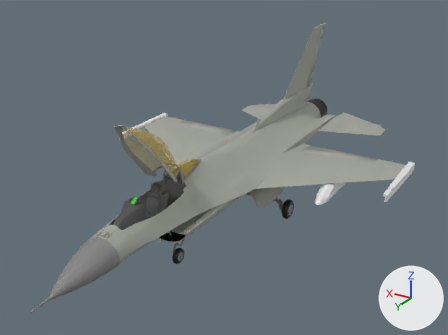
Renders of the Blender file Environment/Object Files/F-16/F-16 retoplology.blend from each side of a commit.
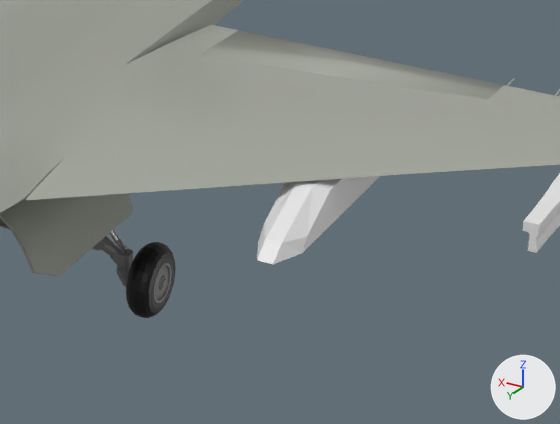
The first picture shows the older version from a 50 mm camera at (-44.3, 65.8, 35.4) aimed at (-0.8, -6.8, -0.9). The close-ups show both versions on the part from 56% to 88% of the width and 41% to 73% of the height of that picture. The lights are fixed; the arrows at lower right show +X, +Y and +Z.

Objects in the first close-up: 'Cube.008', 'F-16 ', 'F-16 Under Wheels Flaps.001', 'Rear Wheels', 'Wing  1', 'Wing Missle Holder'.
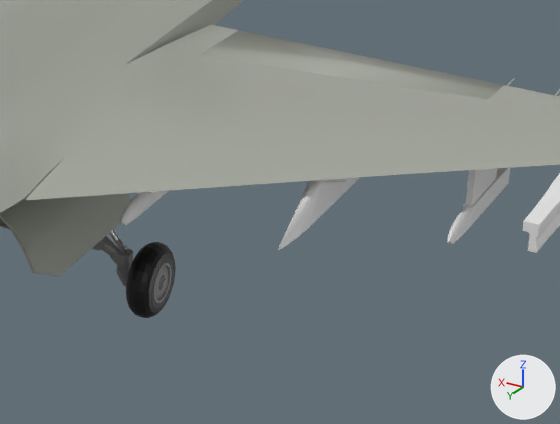
Changed parts and their boxes [x1, y1, x2, y2] in the close-ups (560 x 424 px):
'Cube.008', deleted: before [257, 176, 380, 264]
'Missle Holder 1', added: after [447, 168, 510, 244]
'Long Missle Holder', added: after [278, 177, 360, 250]
'Missle Holder 2', added: after [121, 191, 168, 225]

The change, as a list of edits to the scene's bpy script:
```text
Add me_cube_062:
    me_cube_062.from_pydata(...)  # 2260 vertices, 2240 faces; spans x -0.2..33.9, y -3.3..3.2, z -0.3..1.3
Add me_cube_061:
    me_cube_061.from_pydata(...)  # 2260 vertices, 2240 faces; spans x -0.2..15.3, y -3.3..3.2, z -0.3..1.3
Add me_cube_056_1:
    me_cube_056_1.from_pydata(...)  # 2224 vertices, 2220 faces; spans x -6.0..196.0, y -6.0..7.0, z -1.0..1.0
Remove ob_cube_008:
    ob_cube_008 = bpy.data.objects.new('Cube.008', me_cube_056)
    ob_cube_008.location = (-15.09, -15.7, -3.35)
    ob_cube_008.scale = (0.316, 1.0, 1.0)
Add ob_missle_holder_1:
    ob_missle_holder_1 = bpy.data.objects.new('Missle Holder 1', me_cube_062)
    ob_missle_holder_1.location = (-19.85, -18.0, -4.29)
    ob_missle_holder_1.scale = (1.18, 1.0, 1.68)
Add ob_missle_holder_2:
    ob_missle_holder_2 = bpy.data.objects.new('Missle Holder 2', me_cube_061)
    ob_missle_holder_2.location = (-8.92, -12.61, -3.97)
    ob_missle_holder_2.scale = (1.18, 1.0, 1.68)
Add ob_long_missle_holder:
    ob_long_missle_holder = bpy.data.objects.new('Long Missle Holder', me_cube_056_1)
    ob_long_missle_holder.location = (-15.09, -16.81, -3.39)
    ob_long_missle_holder.scale = (0.159, 1.0, 1.0)
```
